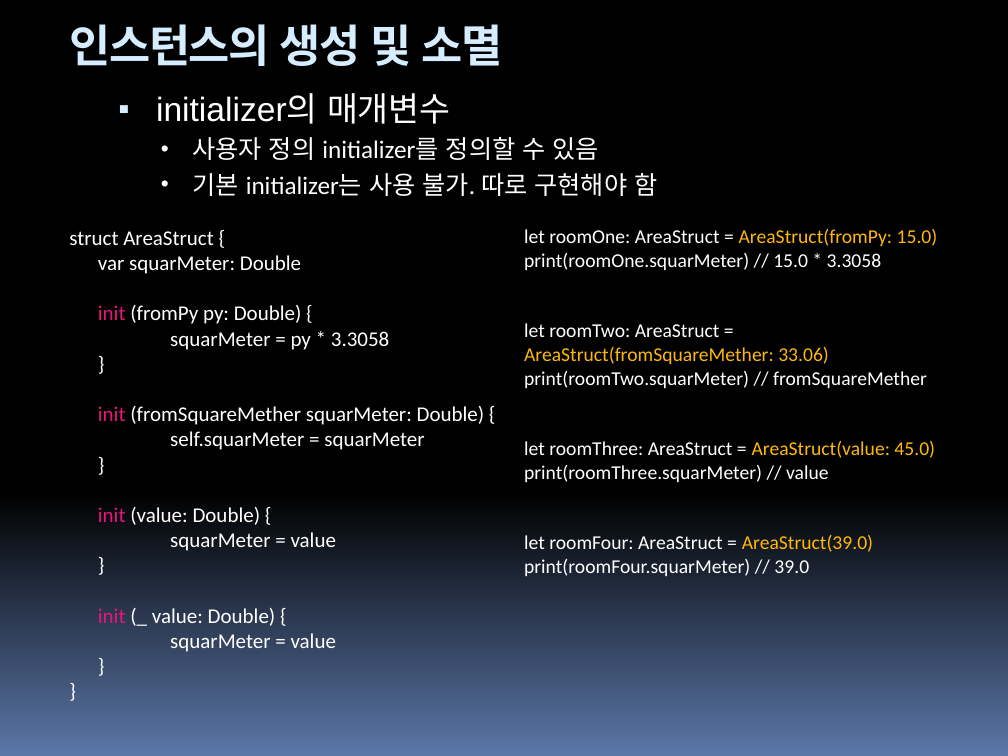
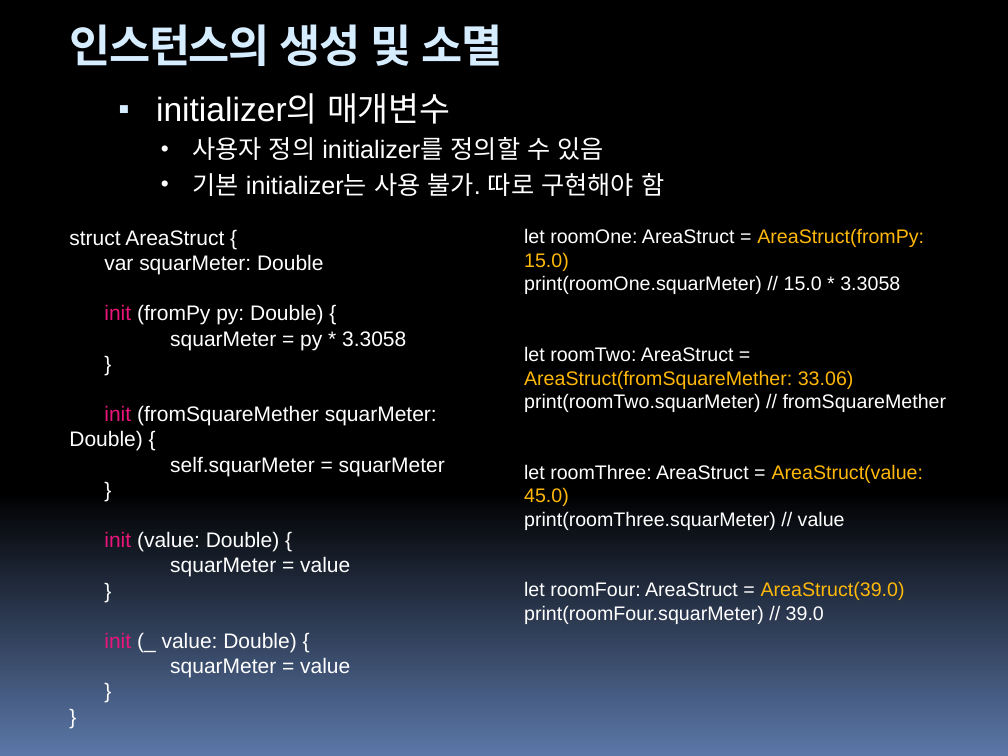
Before and after one commit to hounga13/helloSwift, a slide deck: slide 111 of Swift세미나자료.pptx. Drawn at 1008x756 pixels with LibreOffice and Linux fonts; fonts in the diff are those of the drawing. Boxes give left, top, right and bottom in pixels: in the first picture for what was removed or moved away, otherwise in the second. Text is boxed around its words. In the diff, an @@ line names an element or a change of style, - is before the commit and + after.

```diff
--- a/Swift세미나자료.pptx
+++ b/Swift세미나자료.pptx
@@ text at (192,137,664,196): font Calibri to Arial in "사용자 정의 initializer를 정의할 수 있음", "기본 initializer는 사용 불가. 따로 구현해야 함" @@
@@ text "struct AreaStruct {" at (69,230,445,678): font Calibri to Arial @@
@@ text "let roomOne: AreaStruct = AreaStruct(fromPy: ..." at (524,228,947,624): font Calibri to Arial @@
```
Also in this commit, not shown: 5 other slides changed, 5 slides added.
